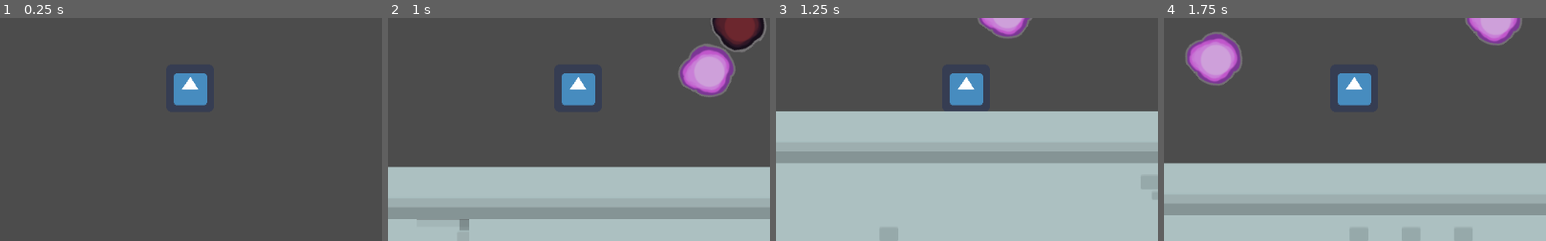
Above: before the commit, frames 1-4 (left to right).
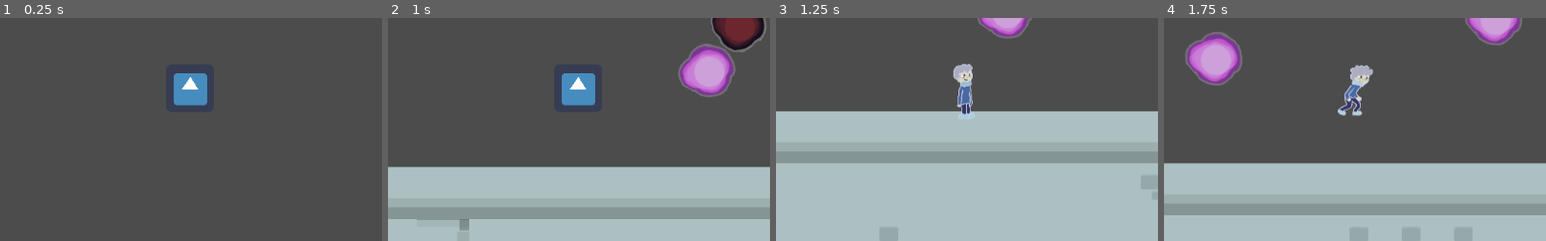
Above: after the commit, the same moments.

Repository: benpm/ldjam52
Game: Godot game, scene res://scenes/main.tscn
The game is run twice, just before and just after one commit, with the same random seed, the same clock (stepped at 60 frames per second) and the same inputs. The engine's default icon, where the game draws it, is replaced by a stand-in: a white triangle on a blue panel in a dark square.
Inputs (mouse positions are % of the whole screen's width and height, from its top left):
- Up to frame 1 (0.25 s): no input
- Up to frame 2 (1 s): move the mouse to (72, 45) at 0.52 s; hold Right (right) from 0.53 s (still down); hold Right mouse button (action) from 0.53 s (still down); tap Up (jump) at 0.77 s
- Up to frame 3 (1.25 s): keep holding Right (right); keep holding Right mouse button (action)
- Up to frame 4 (1.75 s): keep holding Right (right); move the mouse to (30, 55) at 1.27 s; release Right mouse button (action) at 1.28 s; click (30, 55) at 1.35 s; tap Up (jump) at 1.52 s
The pictures show only the part of the screen within x 25-75%, y 31-81%; the shares and areas given below are measured in that part.

Frames 1-2 are identical in both runs. In frame 3, 1.6% of the frame differs, in the area x 45-55%, y 20-46%; in frame 4, 1.6%, in the area x 45-55%, y 20-45%.

Commit message:
Walking Cycle added

Diff:
--- a/objects/player.tscn
+++ b/objects/player.tscn
@@ -1,7 +1,13 @@
-[gd_scene load_steps=6 format=2]
+[gd_scene load_steps=12 format=2]
 
 [ext_resource path="res://scripts/player.gd" type="Script" id=1]
 [ext_resource path="res://icon.png" type="Texture" id=2]
+[ext_resource path="res://sprites/PlayerAnimations/WalkCycle/Frame2.png" type="Texture" id=3]
+[ext_resource path="res://sprites/PlayerAnimations/WalkCycle/Frame3.png" type="Texture" id=4]
+[ext_resource path="res://sprites/PlayerAnimations/WalkCycle/Frame5.png" type="Texture" id=5]
+[ext_resource path="res://sprites/PlayerAnimations/WalkCycle/Frame4.png" type="Texture" id=6]
+[ext_resource path="res://sprites/PlayerAnimations/WalkCycle/Frame1.png" type="Texture" id=7]
+[ext_resource path="res://sprites/PlayerAnimations/WalkCycle/Standing.png" type="Texture" id=8]
 
 [sub_resource type="SpriteFrames" id=1]
 animations = [ {
@@ -10,7 +16,7 @@
 "name": "fall",
 "speed": 5.0
 }, {
-"frames": [ ExtResource( 2 ), ExtResource( 2 ), ExtResource( 2 ), ExtResource( 2 ) ],
+"frames": [ ExtResource( 8 ), ExtResource( 4 ), ExtResource( 5 ), ExtResource( 3 ), ExtResource( 7 ), ExtResource( 7 ), ExtResource( 3 ), ExtResource( 4 ), ExtResource( 8 ), ExtResource( 4 ), ExtResource( 5 ), ExtResource( 3 ), ExtResource( 6 ), ExtResource( 6 ), ExtResource( 3 ), ExtResource( 5 ), ExtResource( 4 ) ],
 "loop": true,
 "name": "run",
 "speed": 5.0
--- a/scenes/main.tscn
+++ b/scenes/main.tscn
@@ -50,9 +50,6 @@
 
 [node name="scene" type="Node2D"]
 
-[node name="player" parent="." instance=ExtResource( 1 )]
-catcher_point_speed = 0.95
-
 [node name="TileMap" type="TileMap" parent="."]
 tile_set = SubResource( 7 )
 cell_size = Vector2( 70, 70 )
@@ -81,3 +78,6 @@
 
 [node name="Dream5" parent="." instance=ExtResource( 5 )]
 position = Vector2( 390, 724 )
+
+[node name="player" parent="." instance=ExtResource( 1 )]
+catcher_point_speed = 0.95
Binary file added: sprites/PlayerAnimations/Concept Art.png
Not shown, added: sprites/PlayerAnimations/Concept Art.png.import
Binary file added: sprites/PlayerAnimations/WalkCycle/Frame1.png
Not shown, added: sprites/PlayerAnimations/WalkCycle/Frame1.png.import
Binary file added: sprites/PlayerAnimations/WalkCycle/Frame2.png
Not shown, added: sprites/PlayerAnimations/WalkCycle/Frame2.png.import
Binary file added: sprites/PlayerAnimations/WalkCycle/Frame3.png
Not shown, added: sprites/PlayerAnimations/WalkCycle/Frame3.png.import
Binary file added: sprites/PlayerAnimations/WalkCycle/Frame4.png
Not shown, added: sprites/PlayerAnimations/WalkCycle/Frame4.png.import
Binary file added: sprites/PlayerAnimations/WalkCycle/Frame5.png
Not shown, added: sprites/PlayerAnimations/WalkCycle/Frame5.png.import
(and 6 more such lines)
